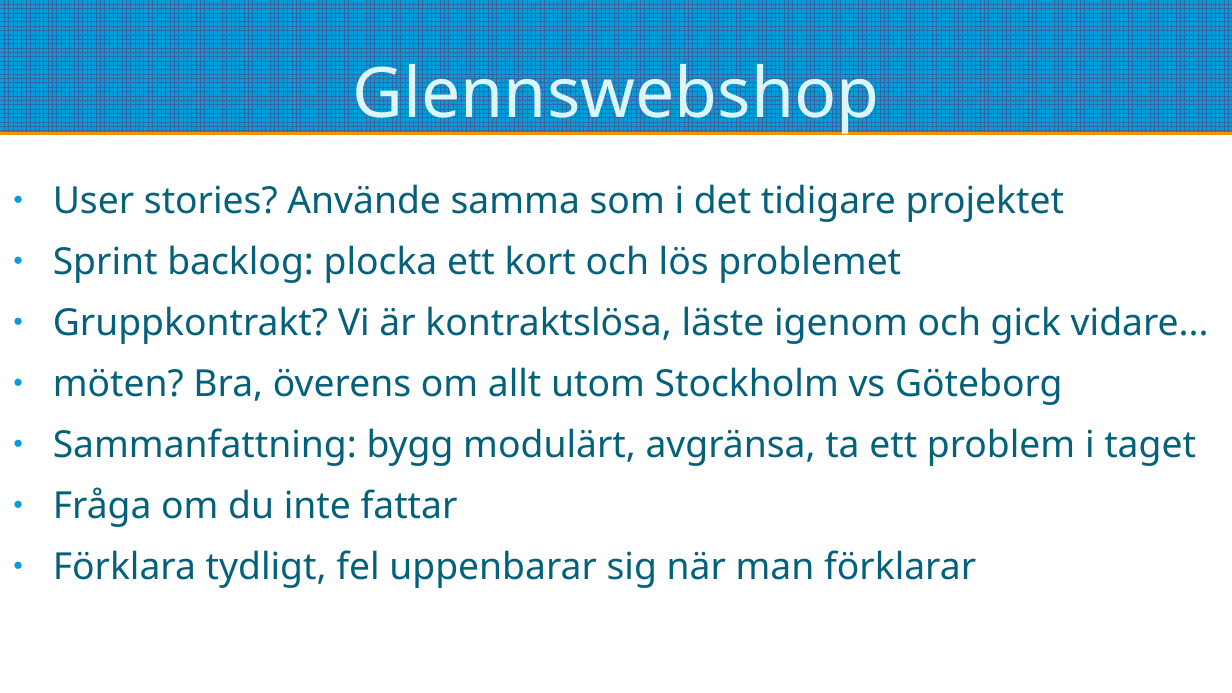
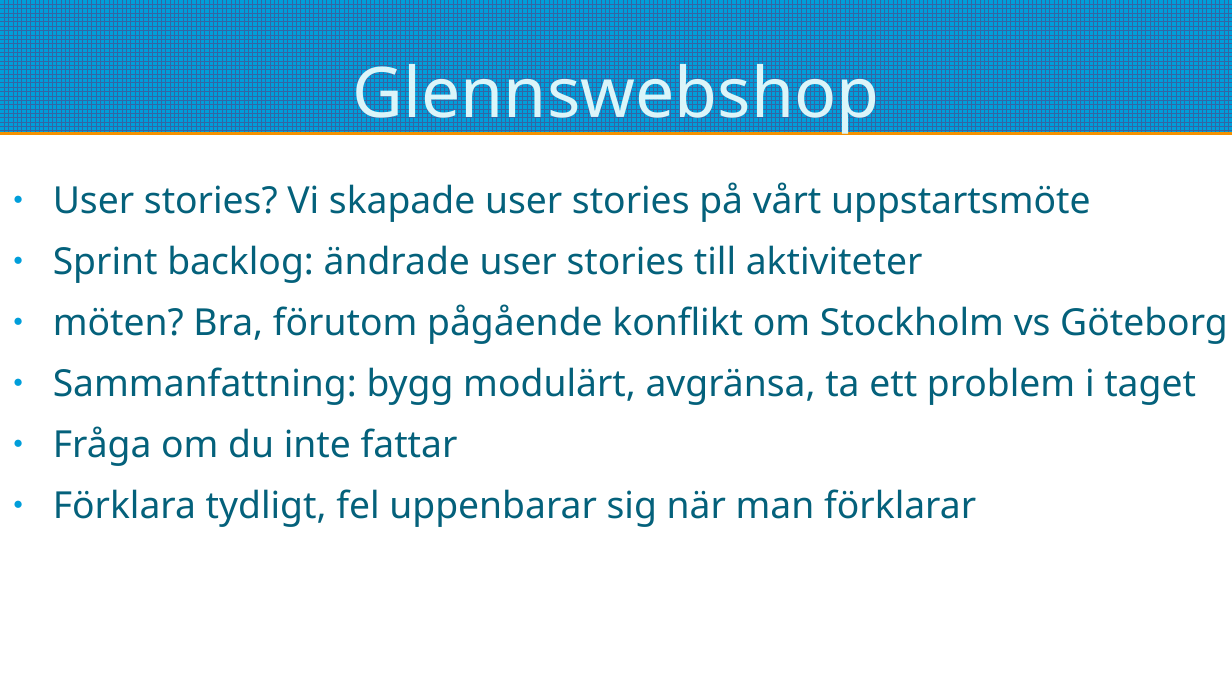
Before and after one commit to pontusOlssonGit/glenns-webshop, a slide deck: slide 8 of redovisning.odp. Drawn at 1232x693 pixels with LibreOffice and Linux fonts; fonts in the diff are those of the drawing. Boxes give left, top, right and bottom in pixels: in the first picture for what was removed or moved away, otherwise in the second. Text is boxed around its words. In the diff, an @@ line names an element or a change of style, - is before the commit and + after.

Commit message:
add pdf for presentation

```diff
--- a/redovisning.odp
+++ b/redovisning.odp
@@ text at [53,182,1228,344]: text changed @@
-● User stories? Använde samma som i det tidigare projektet
-● Sprint backlog: plocka ett kort och lös problemet
-● Gruppkontrakt? Vi är kontraktslösa, läste igenom och gick vidare...
-● möten? Bra, överens om allt utom Stockholm vs Göteborg
+● User stories? Vi skapade user stories på vårt uppstartsmöte
+● Sprint backlog: ändrade user stories till aktiviteter
+● möten? Bra, förutom pågående konflikt om Stockholm vs Göteborg
```
Also in this commit, not shown: 3 other slides changed, 3 other files.
